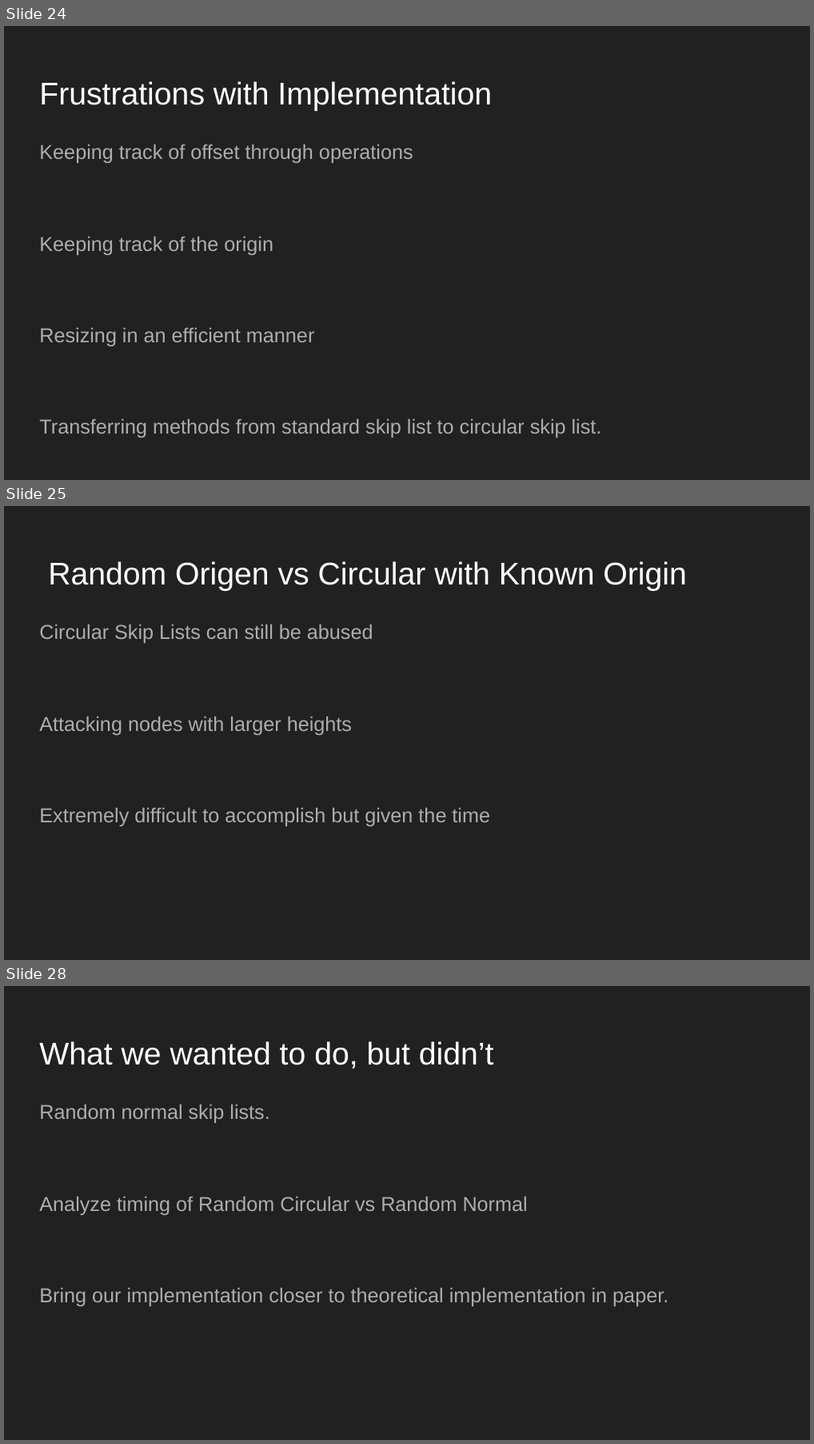
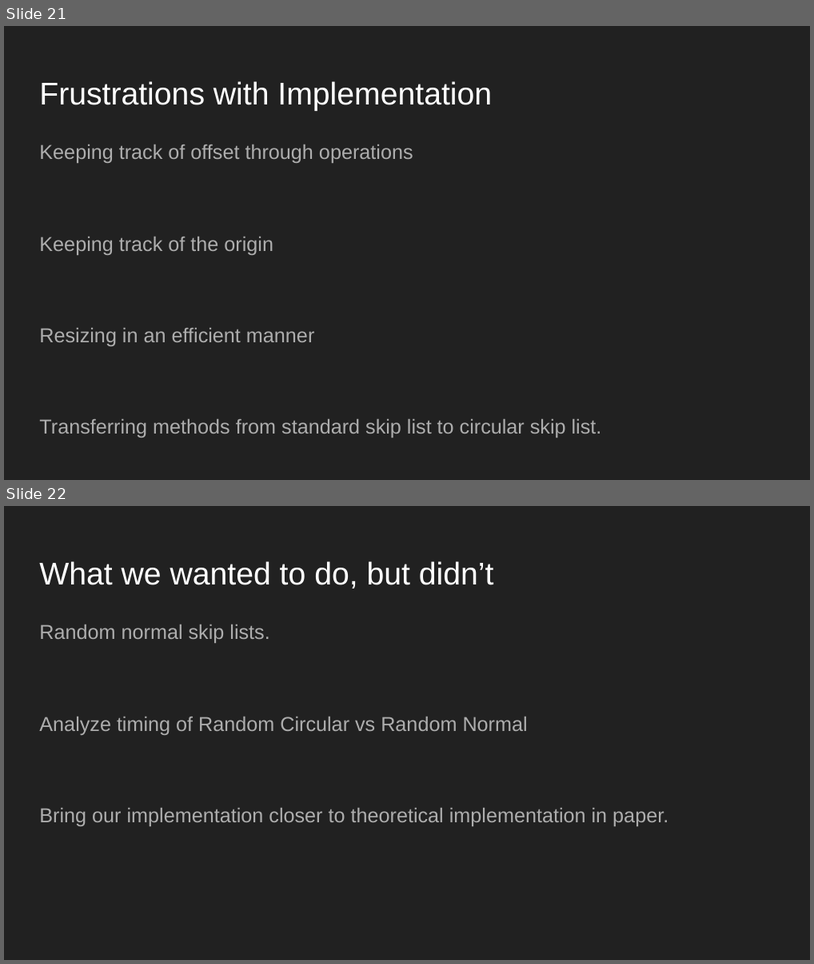
Before and after one commit to JSoddy/432-team10-project, a slide deck: Video/Final Video.pptx. Shown one above the other, each under a label of ours: slides 24, 25 and 28 before the commit, slides 21 and 22 after it; the slides between them are not shown. The pictures are 814x1444 and 814x964 pixels, drawn with LibreOffice and Linux fonts; fonts in the diff are those of the drawing. Boxes give left, top, right and bottom in pixels: in the first picture for what was removed or moved away, otherwise in the second. Text is boxed around its words. In the diff, an @@ line names an element or a change of style, - is before the commit and + after.

```diff
--- a/Video/Final Video.pptx
+++ b/Video/Final Video.pptx
@@ slide 25 removed at (4, 506, 810, 960), background #212121 @@
@@ title removed at (48, 561, 686, 591) @@
-Random Origen vs Circular with Known Origin
@@ text removed at (39, 624, 490, 826) @@
-Circular Skip Lists can still be abused
-Attacking nodes with larger heights
-Extremely difficult to accomplish but given the time
@@ what was slide 24 is now slide 21 @@
@@ what was slide 28 is now slide 22 @@
```
Also in this commit, not shown: 1 slide changed, 3 slides added, 7 other slides removed, 3 other files.
